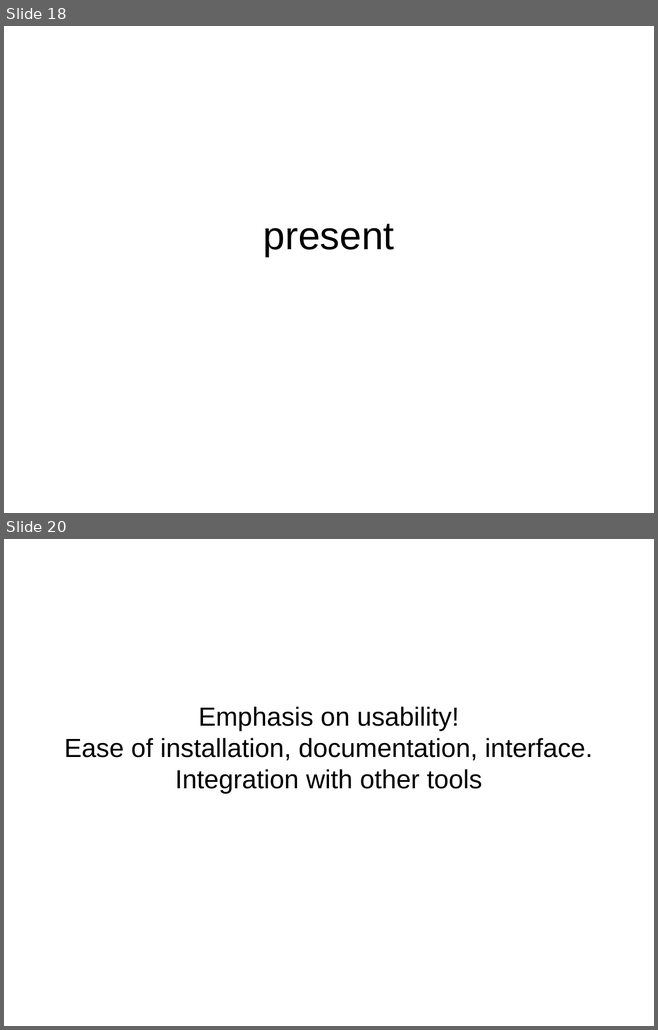
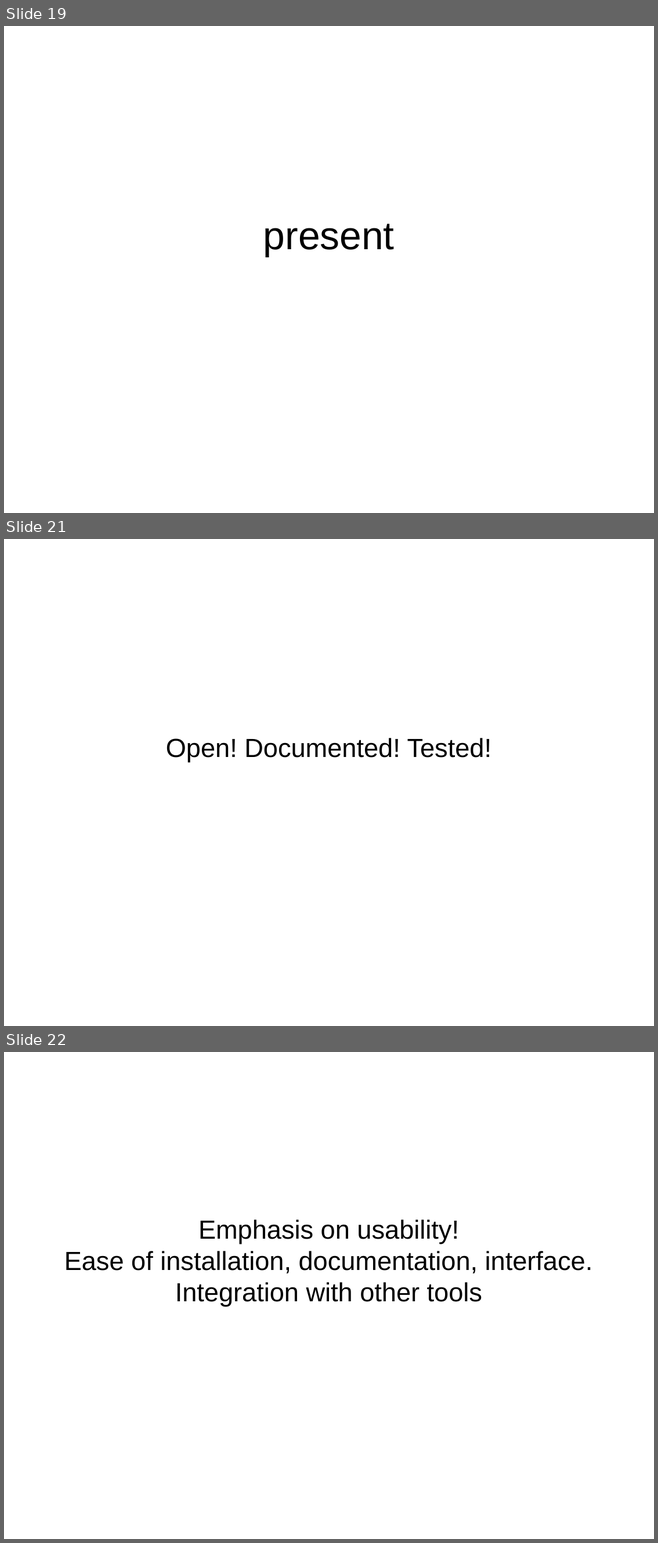
Before and after one commit to amueller/talks_odt, a slide deck: pycon_india_keynote.odp. Shown one above the other, each under a label of ours: slides 18 and 20 before the commit, slides 19, 21 and 22 after it; the slides between them are not shown. The pictures are 658x1030 and 658x1543 pixels, drawn with LibreOffice and Linux fonts; fonts in the diff are those of the drawing. Boxes give left, top, right and bottom in pixels: in the first picture for what was removed or moved away, otherwise in the second. Text is boxed around its words. In the diff, an @@ line names an element or a change of style, - is before the commit and + after.

```diff
--- a/pycon_india_keynote.odp
+++ b/pycon_india_keynote.odp
@@ slide 21 added at (x1=4, y1=539, x2=654, y2=1026), background #FFFFFF @@
@@ subtitle added at (x1=166, y1=738, x2=491, y2=762), 32 pt, text #000000 @@
+Open! Documented! Tested!
@@ what was slide 18 is now slide 19 @@
@@ what was slide 20 is now slide 22 @@
```
Also in this commit, not shown: 5 slides changed, 16 other slides added, 10 slides removed.
